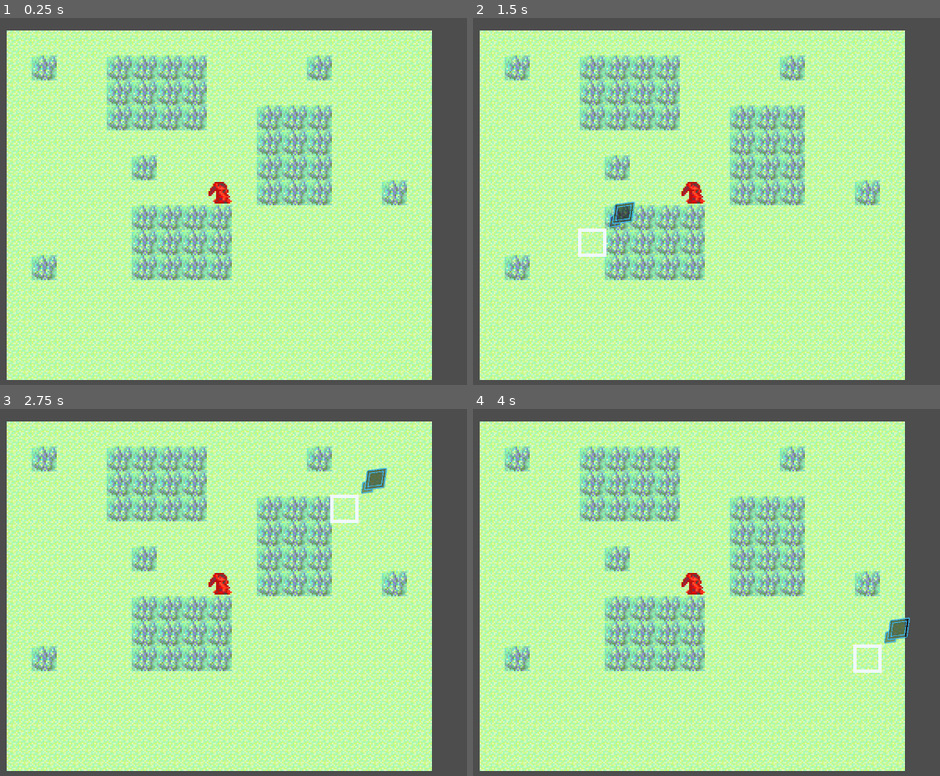
Above: before the commit, frames 1-4 (two rows, left to right).
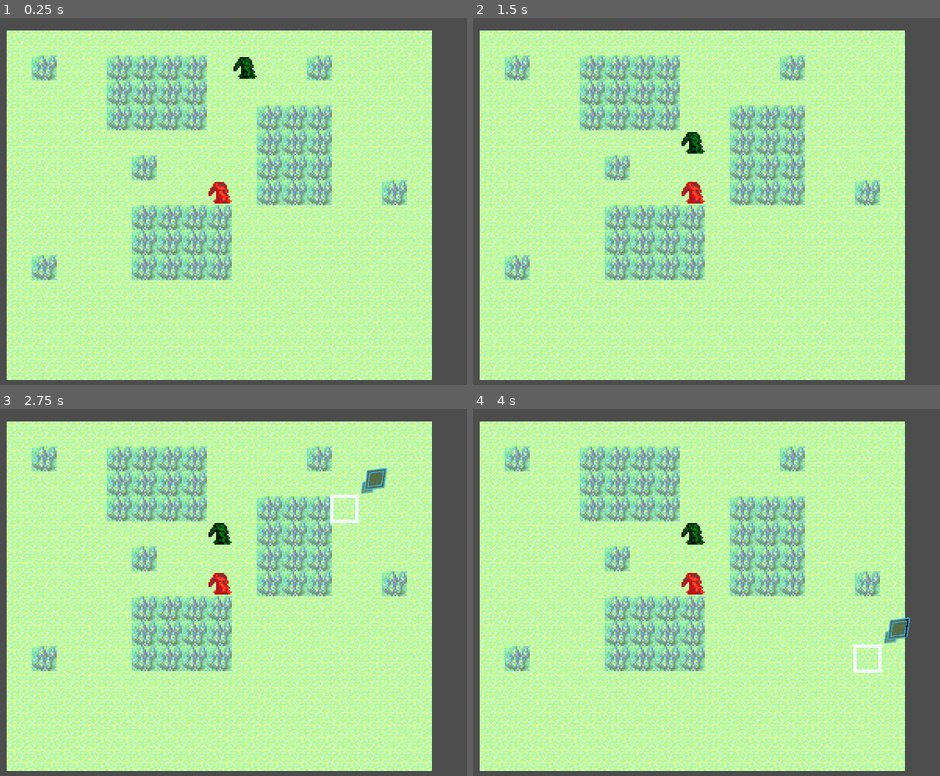
Above: after the commit, the same moments.

Repository: mojius/FarmStrategy
Game: Godot game, scene res://Main.tscn
The game is run twice, just before and just after one commit, with the same random seed, the same clock (stepped at 60 frames per second) and the same inputs.
Inputs (mouse positions are in pixels of both pictures, inside the frame that each line leads up to):
- Up to frame 1 (0.25 s): no input
- Up to frame 2 (1.5 s): move the mouse to (874, 186) at 0.52 s; press the mouse at (874, 186) at 0.53 s; hold Right (ui_right) 0.53-1.28 s; tap Space (ui_accept) at 0.77 s; move the mouse to (594, 223) at 1.27 s; release the mouse at (594, 223) at 1.28 s; hold Down (ui_down) from 1.28 s (still down); click (594, 223) at 1.35 s
- Up to frame 3 (2.75 s): tap Space (ui_accept) at 1.52 s; move the mouse to (317, 515) at 2.02 s; release Down (ui_down) at 2.03 s; press the mouse at (317, 515) at 2.03 s; hold Right (ui_right) from 2.03 s (still down)
- Up to frame 4 (4 s): tap Enter at 2.75 s; move the mouse to (692, 669) at 2.77 s; release Right (ui_right) at 2.78 s; release the mouse at (692, 669) at 2.78 s; hold Up (ui_up) 2.78-3.53 s; click (692, 669) at 2.85 s; tap Space (ui_accept) at 3.02, 3.5, 3.77 s; move the mouse to (925, 651) at 3.52 s; press the mouse at (925, 651) at 3.53 s; hold Left (ui_left) from 3.53 s (still down)

The runs differ from the first frame. In frame 1, 0.2% of the frame differs, in the area x 50-55%, y 10-17%; in frame 2, 0.7%, in the area x 22-50%, y 31-66%; in frame 3, 0.2%; in frame 4, 0.2%.

Commit message:
Bugfixes

Diff:
--- a/Background/Map.gd
+++ b/Background/Map.gd
@@ -77,7 +77,6 @@
 	return cells
 
 func calculate_path(pi: PathInfo) -> Array:
-
 
 	var frontier := PriorityQueue.new()
 	frontier.insert(pi.start_cell, 0)
--- a/GameBoard/GameBoard.gd
+++ b/GameBoard/GameBoard.gd
@@ -272,7 +272,7 @@
 
 	var faction_units := get_tree().get_nodes_in_group(faction)
 	for unit: Unit in faction_units:
-		_cpu_think(unit)
+		await _cpu_think(unit)
 
 	_active_faction = target_faction
 
@@ -285,8 +285,8 @@
 	var target_faction = _get_opposing_faction(_active_unit._faction)
 	var target_faction_units := get_tree().get_nodes_in_group(target_faction)
 
-	await _try_attack_in_range()
-
+	if (await _try_attack_in_range()):
+			return
 	var path := []
 	path.resize(INVALID_PATH)
 
@@ -309,10 +309,11 @@
 	_move_active_unit(path[path.size() - 1], false)
 	await unit.walk_finished
 
-	if not (await _try_attack_in_range()):
-		return
-
-	_deselect_active_unit()
+	if (await _try_attack_in_range()):
+		return
+
+	if (not _active_unit == null):
+		_deselect_active_unit()
 
 func _try_attack_in_range() -> bool:
 	_find_targets_in_range(_active_unit)
--- a/Main.tscn
+++ b/Main.tscn
@@ -25,7 +25,7 @@
 [node name="GameBoard" type="Node2D" parent="."]
 y_sort_enabled = true
 script = ExtResource("2_hx4vu")
-starting_faction = null
+starting_faction = "Enemy"
 
 [node name="UIContainer" type="CanvasLayer" parent="GameBoard"]
 
@@ -34,6 +34,7 @@
 offset_bottom = 228.0
 
 [node name="Map" parent="GameBoard" instance=ExtResource("1_khjdm")]
+unique_name_in_owner = true
 texture_filter = 1
 layer_0/tile_data = PackedInt32Array(16, 327680, 0, 65552, 327680, 0, 131088, 327680, 0, 196624, 327680, 0, 262160, 327 …(4385 unchanged characters)…
 script = ExtResource("4_jj0xn")
@@ -45,6 +46,14 @@
 modulate = Color(2.959, 0.331, 0.248, 1)
 position = Vector2(136, 104)
 stats = SubResource("Resource_ijrtb")
+move_speed = 100
+
+[node name="Zombie" parent="GameBoard/Map/Units" instance=ExtResource("2_n3f5l")]
+modulate = Color(1.70864e-06, 0.557831, 0.101269, 1)
+position = Vector2(152, 24)
+stats = SubResource("Resource_ijrtb")
+move_range = 4
+_faction = "Enemy"
 move_speed = 100
 
 [node name="UnitOverlay" parent="GameBoard" instance=ExtResource("4_sf86o")]
